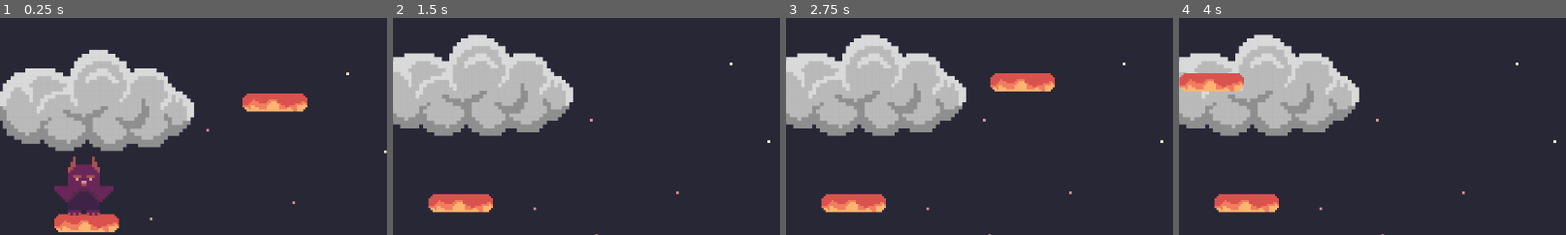
Above: before the commit, frames 1-4 (left to right).
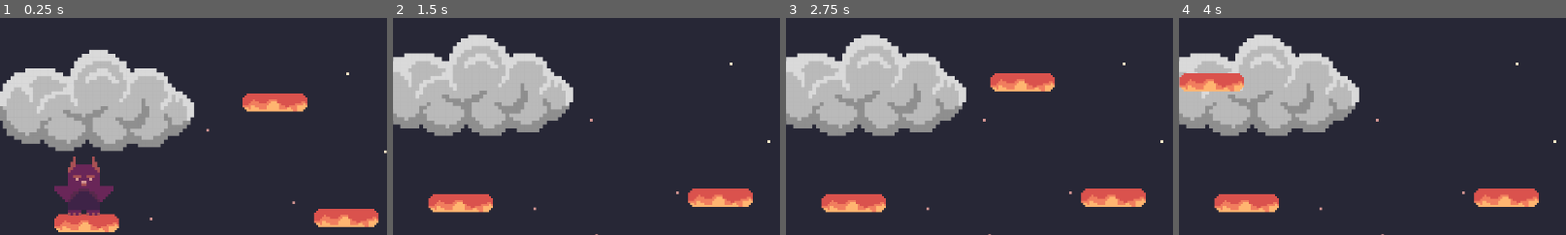
Above: after the commit, the same moments.

Repository: a-dughi/Custom-Office-Templates
Game: Godot game, scene res://Scenes/game.tscn
Same seed, same stepped clock (60 frames per second), same inputs: the game is played once before the commit and once after it.
Inputs:
- Up to frame 1 (0.25 s): no input
- Up to frame 2 (1.5 s): hold Right (right) from 0.53 s (still down); tap Up (jump) at 0.77 s
- Up to frame 3 (2.75 s): tap Up (jump) at 1.52 s; release Right (right) at 2.03 s; hold Left (left) from 2.03 s (still down)
- Up to frame 4 (4 s): release Left (left) at 2.78 s; hold Right (right) from 2.78 s (still down); tap Up (jump) at 3.02, 3.77 s
The pictures show only the part of the screen within x 39-89%, y 9-59%; the shares and areas given below are measured in that part.

The runs differ from the first frame. In frame 1, 1.4% of the frame differs, in the area x 80-98%, y 87-97%; in frame 2, 1.4%; in frame 3, 1.4%; in frame 4, 1.4%.

Commit message:
Changed blocks bounds

Diff:
--- a/Scripts/game.gd
+++ b/Scripts/game.gd
@@ -12,7 +12,7 @@
 	# Replace with function body.
 		_position()
 
-		for i in range(10):
+		for i in range(20):
 			var new_block = block.instantiate()
 
 			new_block.global_position.x = xPos[i]
@@ -26,8 +26,8 @@
 	for i in range(numLevels):
 		var j = 0
 		while j<20:
-			var xTemp = randf_range(400, 1000)
-			var yTemp = randf_range(200, 500)
+			var xTemp = randf_range(-50, 200)
+			var yTemp = randf_range(-400, 100)
 			var present = false
 			for k in range(xPos.size()):
 				var xPrev = xPos[k]
